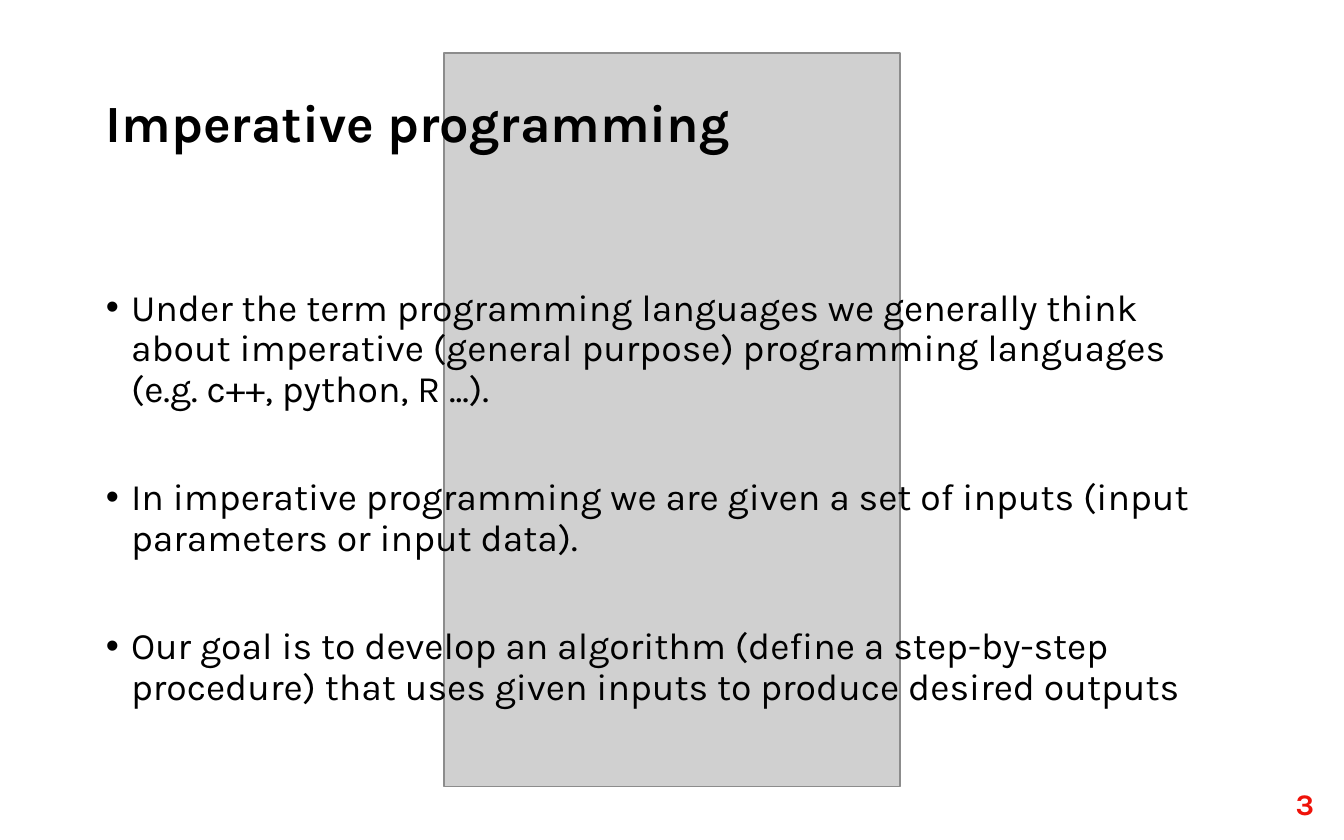
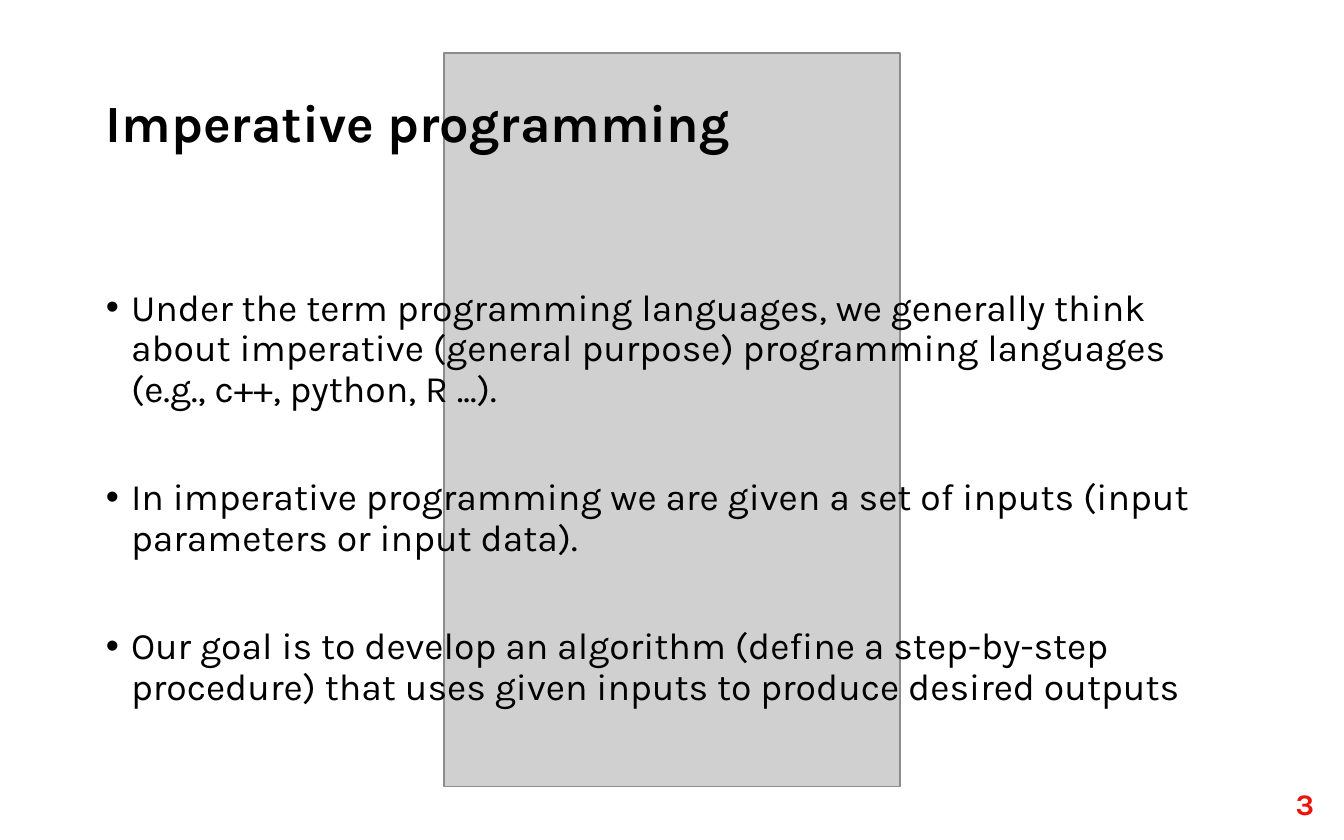
Before and after one commit to fri-datascience/course_bs, a slide deck: slide 3 of Session_03_Probabilistic_programming/Probabilistic_programming.pptx. Drawn at 1344x840 pixels with LibreOffice and Linux fonts; fonts in the diff are those of the drawing; grey boxes stand for pictures. Boxes give left, top, right and bottom in pixels: in the first picture for what was removed or moved away, otherwise in the second. Text is boxed around its words. In the diff, an @@ line names an element or a change of style, - is before the commit and + after.

```diff
--- a/Session_03_Probabilistic_programming/Probabilistic_programming.pptx
+++ b/Session_03_Probabilistic_programming/Probabilistic_programming.pptx
@@ text at [131, 287, 1165, 412]: text changed @@
-• Under the term programming languages we generally think about imperative (general purpose) programming languages (e.g. c++, python, R ...).
+• Under the term programming languages, we generally think about imperative (general purpose) programming languages (e.g., c++, python, R ...).
```
Also in this commit, not shown: 3 other slides changed, 17 slides added, 2 other files.
